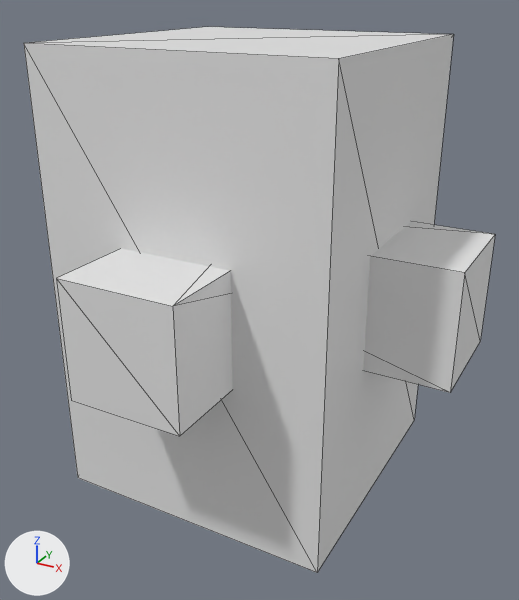
A saved change to the glTF model models/cannon.glb.
Before and after are seen from a camera (50 mm lens) standing at (8.68, -15.59, 6.88) and looking at (0.25, -0.26, -0.79). Arrows for +X, +Y and +Z are at lower left; the lights stay in place. Mesh edges are drawn as thin lines. Where no turn or scale is listed for an object, it has been applied to the vertices.

In view in the first picture: 'Cube', 'cannon_x', 'cannon_y'.
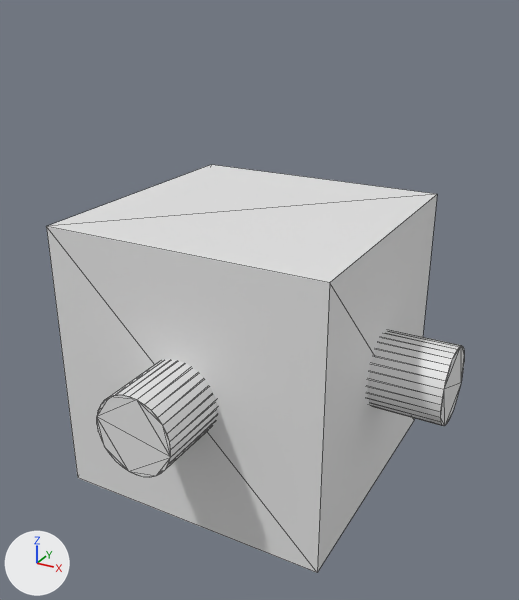
The newer file is also turned or shifted as a whole; pictures and numbers use the older file's frame.

The change, as JSON lines over the scene's bpy script:
```json
{"op": "add", "block": "me_cylinder_002", "code": ["me_cylinder_002 = bpy.data.meshes.new('Cylinder.002')", "me_cylinder_002.from_pydata(...)  # a 32-sided cylinder along y spanning x -1.0..1.0, y -5.47..5.47, z -1.0..1.0"]}
{"op": "add", "block": "me_cylinder_001", "code": ["me_cylinder_001 = bpy.data.meshes.new('Cylinder.001')", "me_cylinder_001.from_pydata(...)  # a 32-sided cylinder along x spanning x -5.47..5.47, y -1.0..1.0, z -1.0..1.0"]}
{"op": "set", "path": "ob_cube.location", "old": "(0.0, 0.0, 0.0)", "new": "(0.0, 0.0, -2.06)"}
{"op": "set", "path": "ob_cube.scale", "old": "(3.66, 3.66, 5.72)", "new": "(3.66, 3.66, 3.66)"}
{"op": "remove", "block": "ob_cannon_x", "code": ["ob_cannon_x = bpy.data.objects.new('cannon_x', me_connon_x)", "ob_cannon_x.location = (0.0, 0.0, 0.0)"]}
{"op": "remove", "block": "ob_cannon_y", "code": ["ob_cannon_y = bpy.data.objects.new('cannon_y', me_connon_y)", "ob_cannon_y.location = (0.0, 0.0, 0.0)"]}
{"op": "add", "block": "ob_cylinder_001", "code": ["ob_cylinder_001 = bpy.data.objects.new('Cylinder.001', me_cylinder_002)", "ob_cylinder_001.location = (0.0, 0.0, -2.06)"]}
{"op": "add", "block": "ob_cylinder", "code": ["ob_cylinder = bpy.data.objects.new('Cylinder', me_cylinder_001)", "ob_cylinder.location = (0.0, 0.0, -2.06)"]}
```

What differs and where, as boxes (x1, y1, x2, y2) in the pictures (519 x 600 px):
```json
{"object": "Cube", "change": "moved, rescaled", "before": [24, 27, 453, 572], "after": [46, 165, 437, 572], "on screen": "9% narrower, 25% shorter"}
{"object": "cannon_y", "change": "deleted", "before": [56, 248, 232, 436]}
{"object": "cannon_x", "change": "deleted", "before": [363, 222, 495, 393]}
{"object": "Cylinder.001", "change": "added", "after": [97, 359, 217, 477]}
{"object": "Cylinder", "change": "added", "after": [368, 330, 464, 426]}
```
